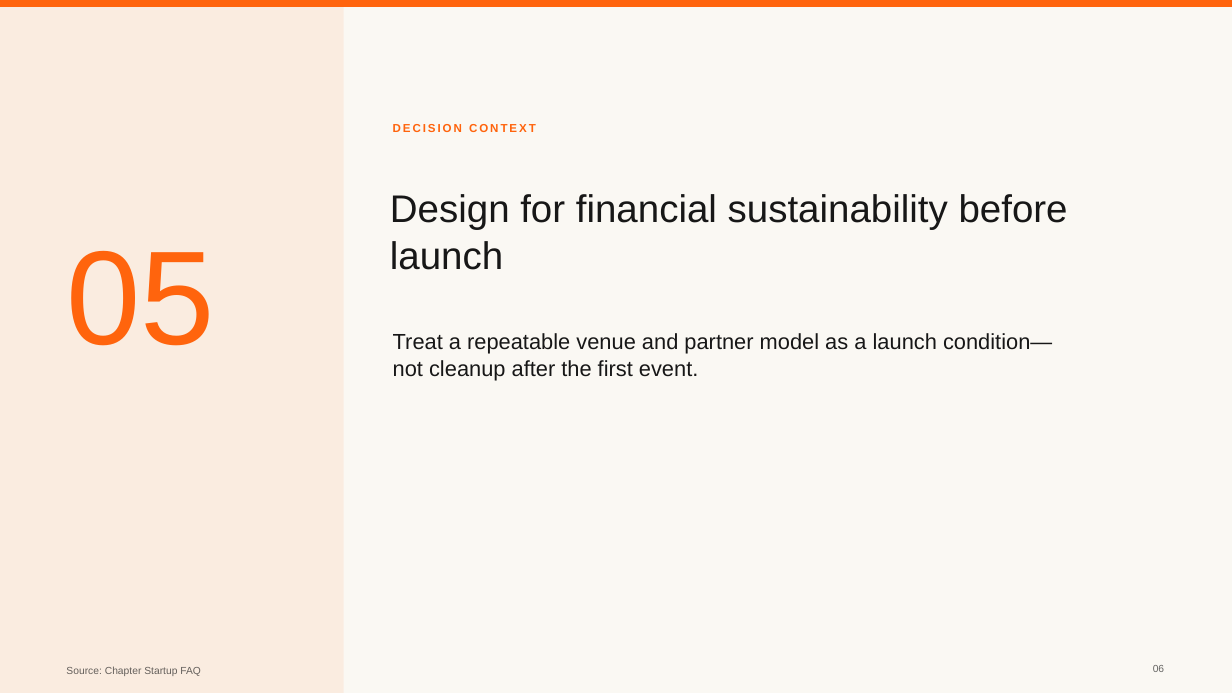
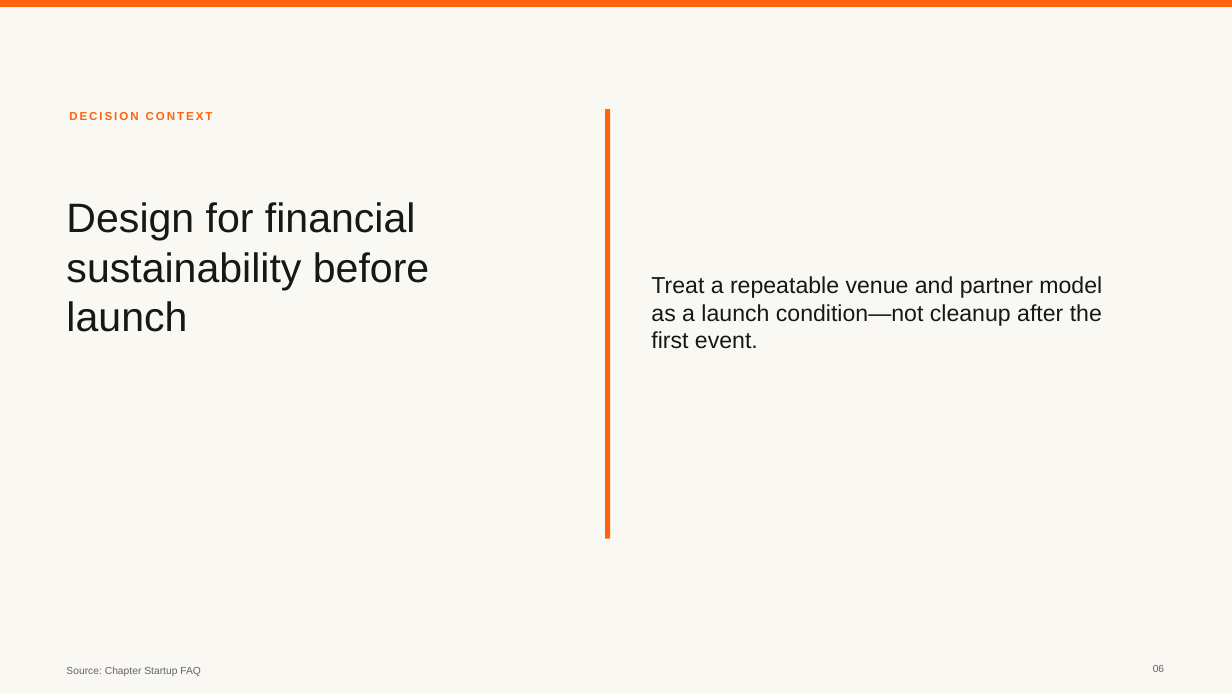
Before and after one commit to daniel-p-green/OAI-Build-Week-2026, a slide deck: slide 6 of artifacts/spikes/intent-profile-review-2026-07-15/board-presentation.pptx. Drawn at 1232x693 pixels with LibreOffice and Linux fonts; fonts in the diff are those of the drawing. Boxes give left, top, right and bottom in pixels: in the first picture for what was removed or moved away, otherwise in the second. Text is boxed around its words. In the diff, an @@ line names an element or a change of style, - is before the commit and + after.

```diff
--- a/artifacts/spikes/intent-profile-review-2026-07-15/board-presentation.pptx
+++ b/artifacts/spikes/intent-profile-review-2026-07-15/board-presentation.pptx
@@ rectangle removed at (0,0,344,693) @@
@@ text "DECISION CONTEXT": place and size @@
-text "DECISION CONTEXT" at (393,124,536,132)
+text "DECISION CONTEXT" at (69,112,213,120)
@@ rectangle added at (605,109,611,539), fill #FF640D @@
@@ text "Design for financial sustainability before ...": place and size @@
-text "Design for financial sustainability before ..." at (390,194,1068,270)
+text "Design for financial sustainability before ..." at (66,202,429,332)
@@ text "Design for financial sustainability before ..." at (66,202,429,332): size 30 to 32 pt @@
@@ text "Treat a repeatable venue and ...": place and size @@
-text "Treat a repeatable venue and ..." at (393,333,1052,380)
+text "Treat a repeatable venue and ..." at (651,276,1102,349)
@@ text "Treat a repeatable venue and ..." at (651,276,1102,349): size 17 to 18 pt; vertical alignment top to middle @@
@@ text removed at (66,251,214,346) @@
-05
```
Also in this commit, not shown: 2 other slides changed, 28 other files.
